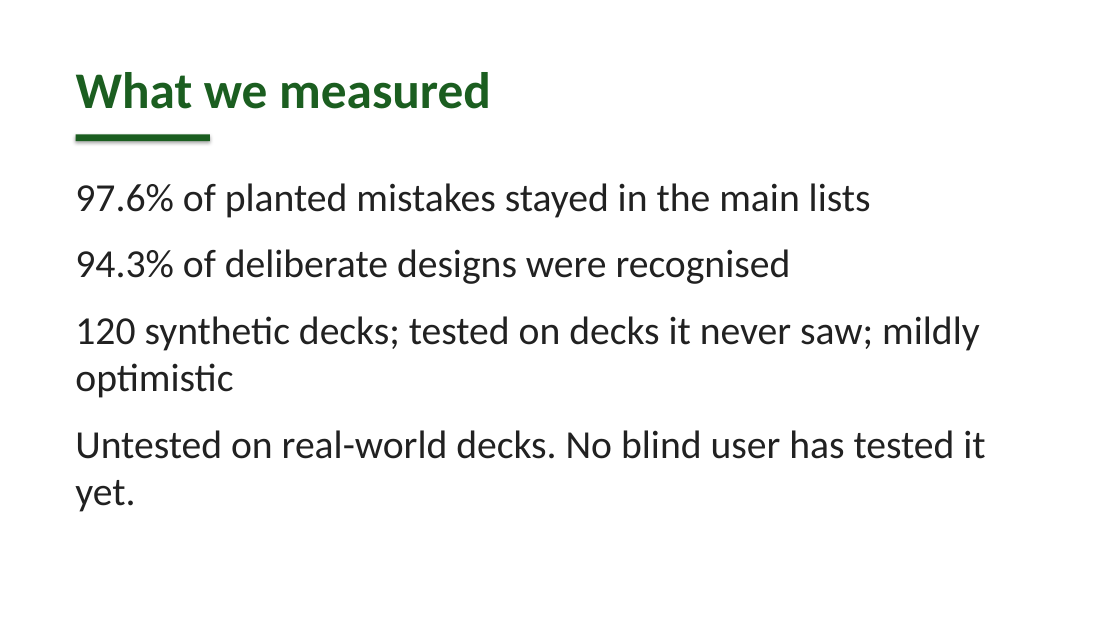
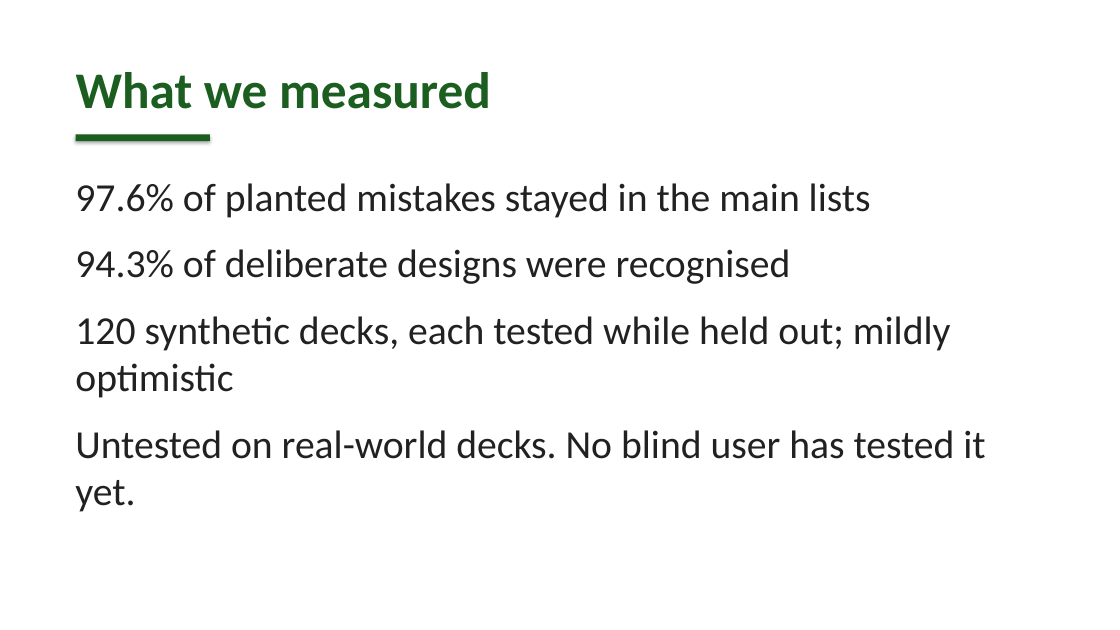
Before and after one commit to Sanjay24-05/ServiceLearningPrototype, a slide deck: slide 5 of docs/presentation/slide_proof_talk.pptx. Drawn at 1120x630 pixels with LibreOffice and Linux fonts; fonts in the diff are those of the drawing. Boxes give left, top, right and bottom in pixels: in the first picture for what was removed or moved away, otherwise in the second. Text is boxed around its words. In the diff, an @@ line names an element or a change of style, - is before the commit and + after.

```diff
--- a/docs/presentation/slide_proof_talk.pptx
+++ b/docs/presentation/slide_proof_talk.pptx
@@ text at [75, 316, 951, 398]: text changed @@
-120 synthetic decks; tested on decks it never saw; mildly optimistic
+120 synthetic decks, each tested while held out; mildly optimistic
```
Also in this commit, not shown: 8 other files.
